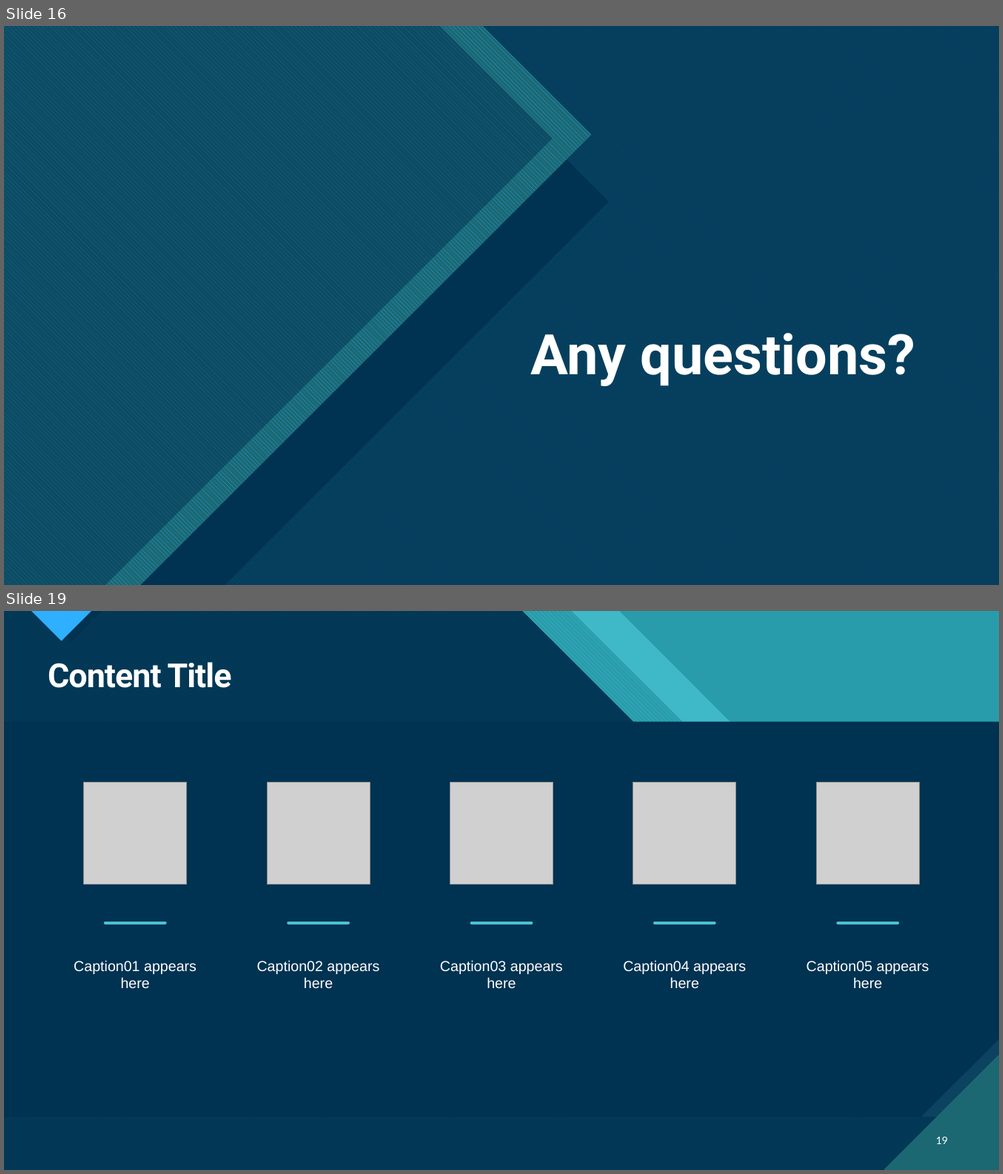
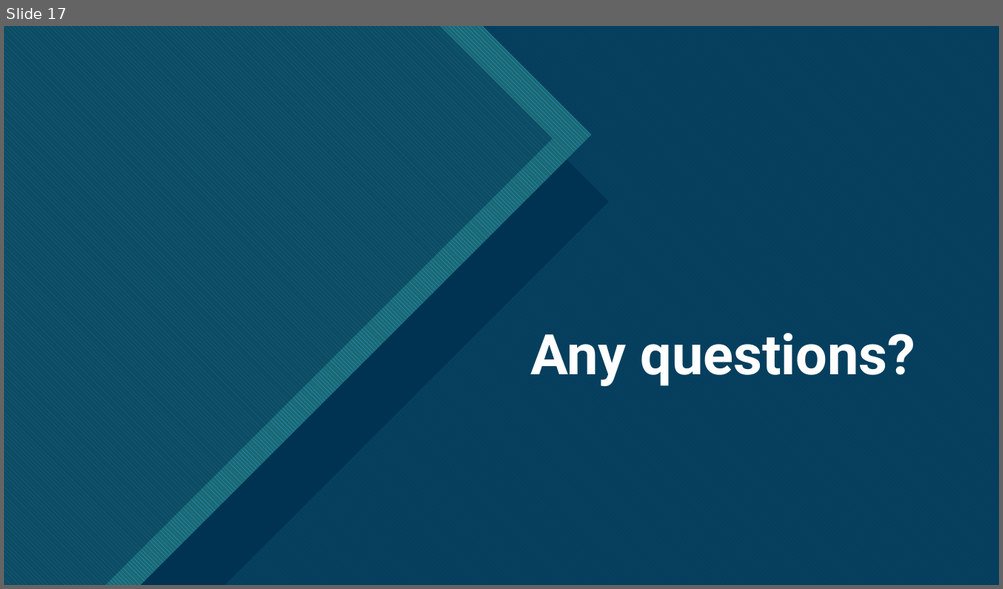
Before and after one commit to joshua-bouv/whiteboard, a slide deck: docs/oral_presentation.pptx. Shown one above the other, each under a label of ours: slides 16 and 19 before the commit, slide 17 after it; the slides between them are not shown. The pictures are 1003x1174 and 1003x589 pixels, drawn with LibreOffice and Linux fonts; fonts in the diff are those of the drawing; grey boxes stand for pictures. Boxes give left, top, right and bottom in pixels: in the first picture for what was removed or moved away, otherwise in the second. Text is boxed around its words. In the diff, an @@ line names an element or a change of style, - is before the commit and + after.

```diff
--- a/docs/oral_presentation.pptx
+++ b/docs/oral_presentation.pptx
@@ slide 19 removed at <box>4,611,999,1170</box>, background #47C3D3; not listed: 13 template elements that a slide beside it also shows @@
@@ rectangle removed at <box>4,611,999,1170</box> @@
@@ rectangle removed at <box>4,611,999,1170</box> @@
@@ freeform shape removed at <box>4,611,999,1170</box> @@
@@ freeform shape removed at <box>4,611,999,1170</box> @@
@@ freeform shape removed at <box>4,611,999,1170</box> @@
@@ title removed at <box>48,662,232,688</box> @@
-Content Title
@@ picture removed at <box>84,782,187,885</box> @@
@@ picture removed at <box>267,782,370,885</box> @@
@@ picture removed at <box>450,782,553,885</box> @@
@@ picture removed at <box>633,782,736,885</box> @@
@@ picture removed at <box>817,782,919,885</box> @@
@@ line removed from (105, 923) to (165, 923) @@
@@ line removed from (288, 923) to (348, 923) @@
@@ line removed from (472, 923) to (532, 923) @@
@@ line removed from (654, 923) to (714, 923) @@
@@ line removed from (838, 923) to (897, 923) @@
@@ text removed at <box>74,960,196,989</box> @@
-Caption01 appears here
@@ text removed at <box>257,960,379,989</box> @@
-Caption02 appears here
@@ text removed at <box>440,960,563,989</box> @@
-Caption03 appears here
@@ text removed at <box>623,960,745,989</box> @@
-Caption04 appears here
@@ text removed at <box>806,960,929,989</box> @@
-Caption05 appears here
@@ page number removed at <box>936,1137,948,1145</box> @@
-19
@@ what was slide 16 is now slide 17 @@
```
Also in this commit, not shown: 5 slides changed, 1 slide added, 6 other slides removed.
